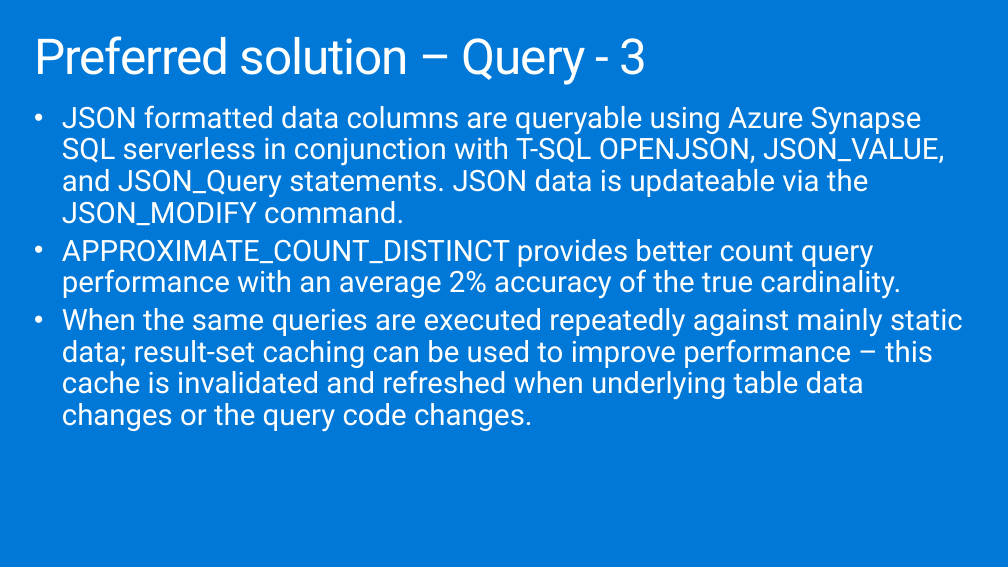
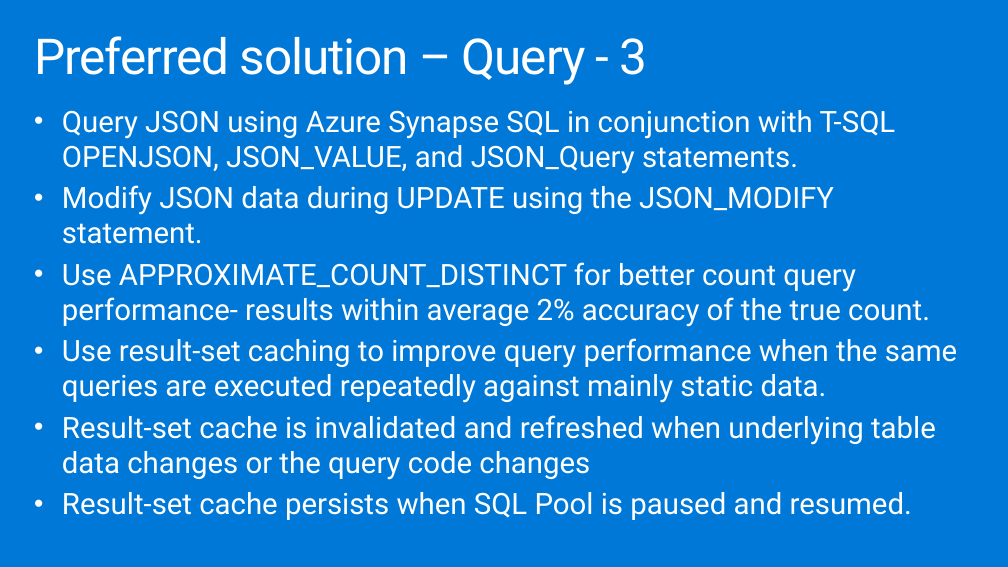
Before and after one commit to joelhulen/MCW-Azure-Synapse-Analytics-end-to-end-solution, a slide deck: slide 25 of Whiteboard design session/WDS trainer presentation - Azure Synapse Analytics end-to-end solution.pptx. Drawn at 1008x567 pixels with LibreOffice and Linux fonts; fonts in the diff are those of the drawing. Boxes give left, top, right and bottom in pixels: in the first picture for what was removed or moved away, otherwise in the second. Text is boxed around its words. In the diff, an @@ line names an element or a change of style, - is before the commit and + after.

```diff
--- a/Whiteboard design session/WDS trainer presentation - Azure Synapse Analytics end-to-end solution.pptx
+++ b/Whiteboard design session/WDS trainer presentation - Azure Synapse Analytics end-to-end solution.pptx
@@ text at <box>62,110,957,520</box>: text changed @@
-• JSON formatted data columns are queryable using Azure Synapse SQL serverless in conjunction with T-SQL OPENJSON, JSON_VALUE, and JSON_Query statements. JSON data is updateable via the JSON_MODIFY command.
-• APPROXIMATE_COUNT_DISTINCT provides better count query performance with an average 2% accuracy of the true cardinality.
-• When the same queries are executed repeatedly against mainly static data; result-set caching can be used to improve performance – this cache is invalidated and refreshed when underlying table data changes or the query code changes.
+• Query JSON using Azure Synapse SQL in conjunction with T-SQL OPENJSON, JSON_VALUE, and JSON_Query statements.
+• Modify JSON data during UPDATE using the JSON_MODIFY statement.
+• Use APPROXIMATE_COUNT_DISTINCT for better count query performance- results within average 2% accuracy of the true count.
+• Use result-set caching to improve query performance when the same queries are executed repeatedly against mainly static data.
+• Result-set cache is invalidated and refreshed when underlying table data changes or the query code changes
+• Result-set cache persists when SQL Pool is paused and resumed.
```
Also in this commit, not shown: 26 other slides changed, 2 other files.
